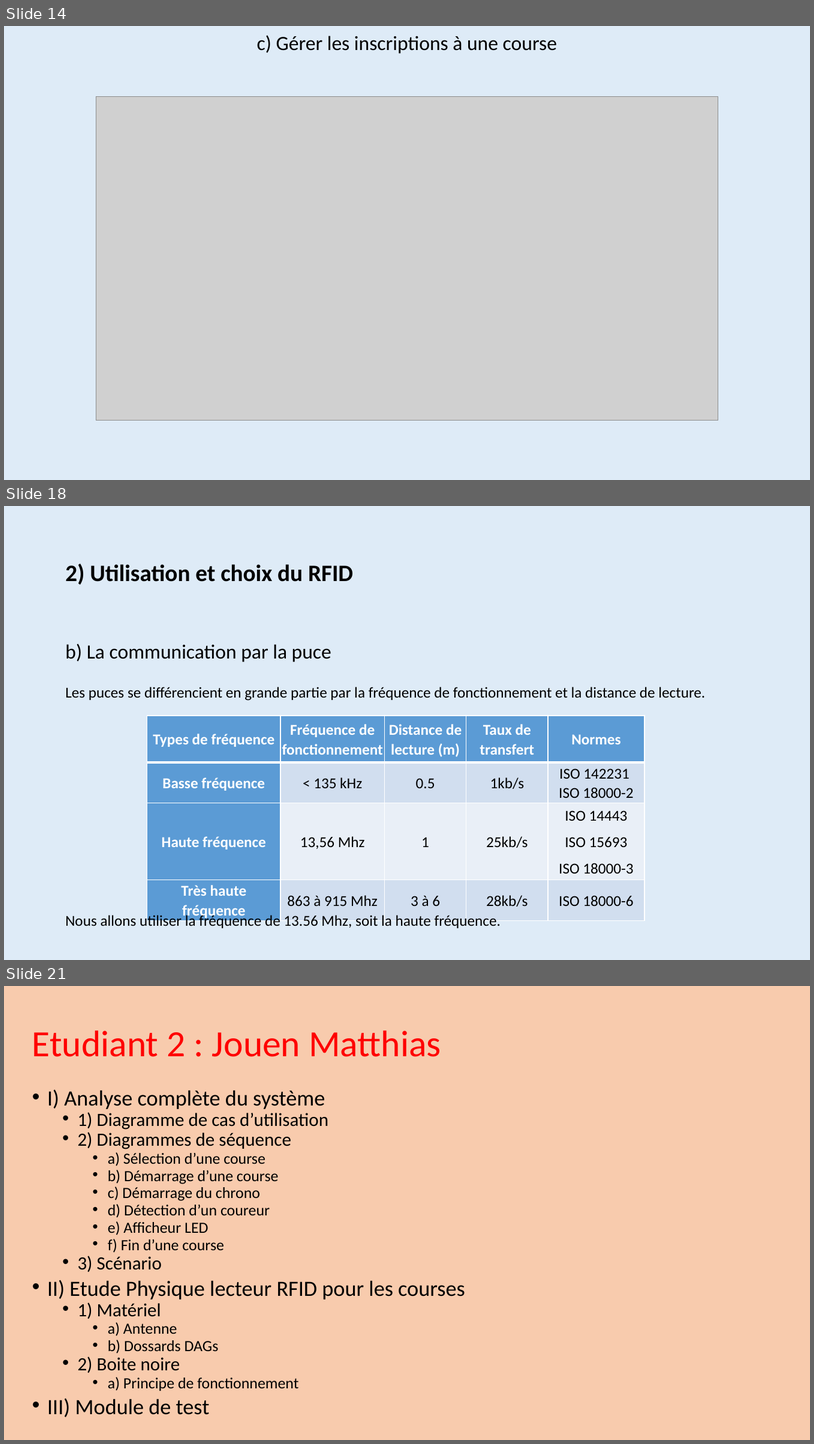
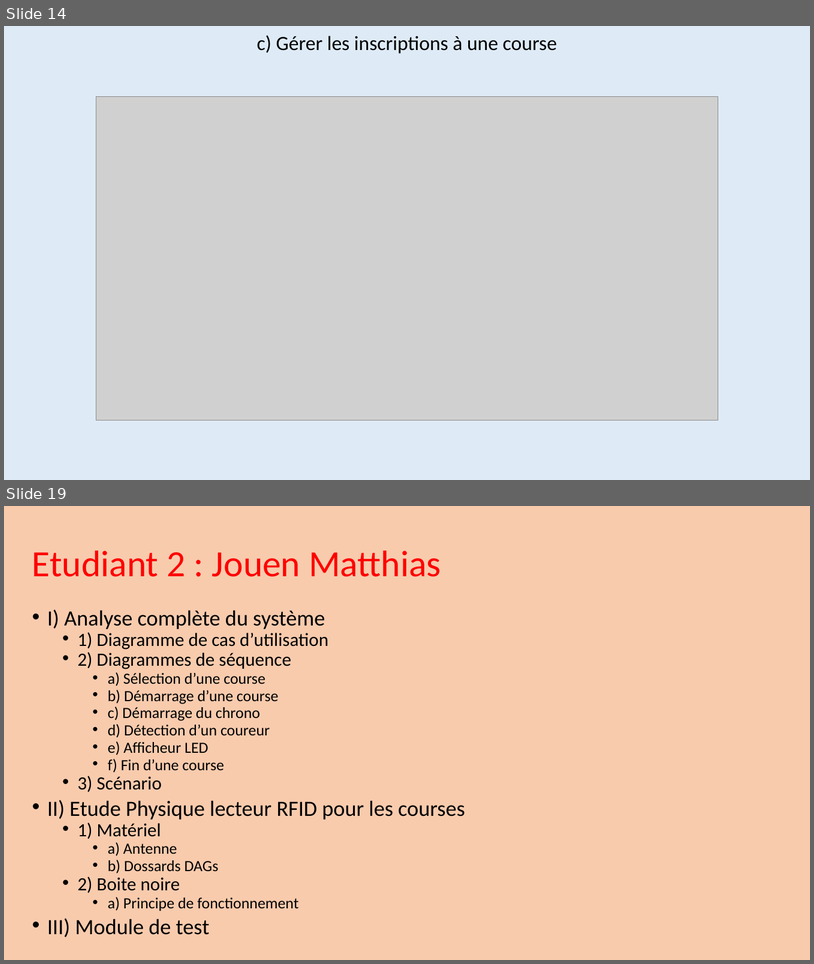
Before and after one commit to Maja2308/Projet_Cross, a slide deck: Diagrammes Communs/Presentation_Revue0.pptx. Shown one above the other, each under a label of ours: slides 14, 18 and 21 before the commit, slides 14 and 19 after it; the slides between them are not shown. The pictures are 814x1444 and 814x964 pixels, drawn with LibreOffice and Linux fonts; fonts in the diff are those of the drawing; grey boxes stand for pictures. Boxes give left, top, right and bottom in pixels: in the first picture for what was removed or moved away, otherwise in the second. Text is boxed around its words. In the diff, an @@ line names an element or a change of style, - is before the commit and + after.

```diff
--- a/Diagrammes Communs/Presentation_Revue0.pptx
+++ b/Diagrammes Communs/Presentation_Revue0.pptx
@@ slide 18 removed at (x1=4, y1=506, x2=810, y2=960), background #DEEBF7 @@
@@ title removed at (x1=65, y1=564, x2=353, y2=585) @@
-  2) Utilisation et choix du RFID
@@ text removed at (x1=65, y1=643, x2=332, y2=662) @@
-b) La communication par la puce
@@ text removed at (x1=65, y1=687, x2=705, y2=700) @@
-Les puces se différencient en grande partie par la fréquence de fonctionnement et la distance de lecture.
@@ table removed at (x1=147, y1=715, x2=645, y2=922), 4 rows, 5 columns @@
-Types de fréquence | Fréquence de fonctionnement | Distance de lecture (m) | Taux de transfert | Normes
-Basse fréquence | < 135 kHz | 0.5 | 1kb/s | ISO 142231 / ISO 18000-2
-Haute fréquence | 13,56 Mhz | 1 | 25kb/s | ISO 14443 / ISO 15693 / ISO 18000-3
-Très haute fréquence | 863 à 915 Mhz | 3 à 6 | 28kb/s | ISO 18000-6
@@ text removed at (x1=65, y1=913, x2=501, y2=930) @@
-Nous allons utiliser la fréquence de 13.56 Mhz, soit la haute fréquence.
@@ what was slide 21 is now slide 19 @@
```
Also in this commit, not shown: 7 slides changed, 1 other slide removed.
